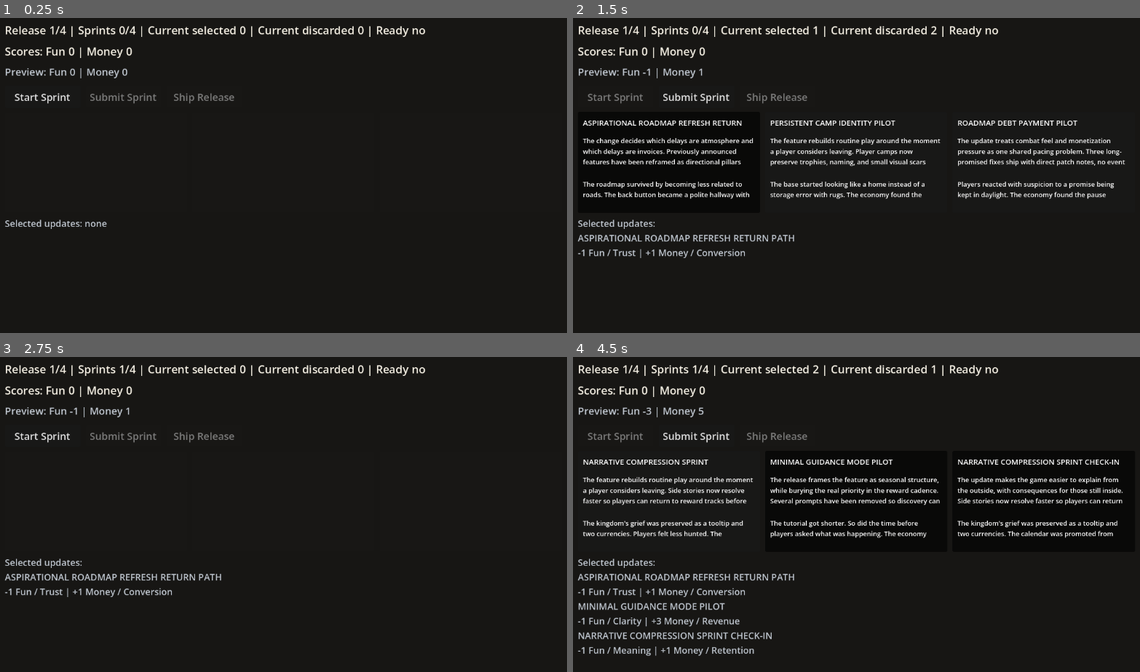
Above: before the commit, frames 1-4 (two rows, left to right).
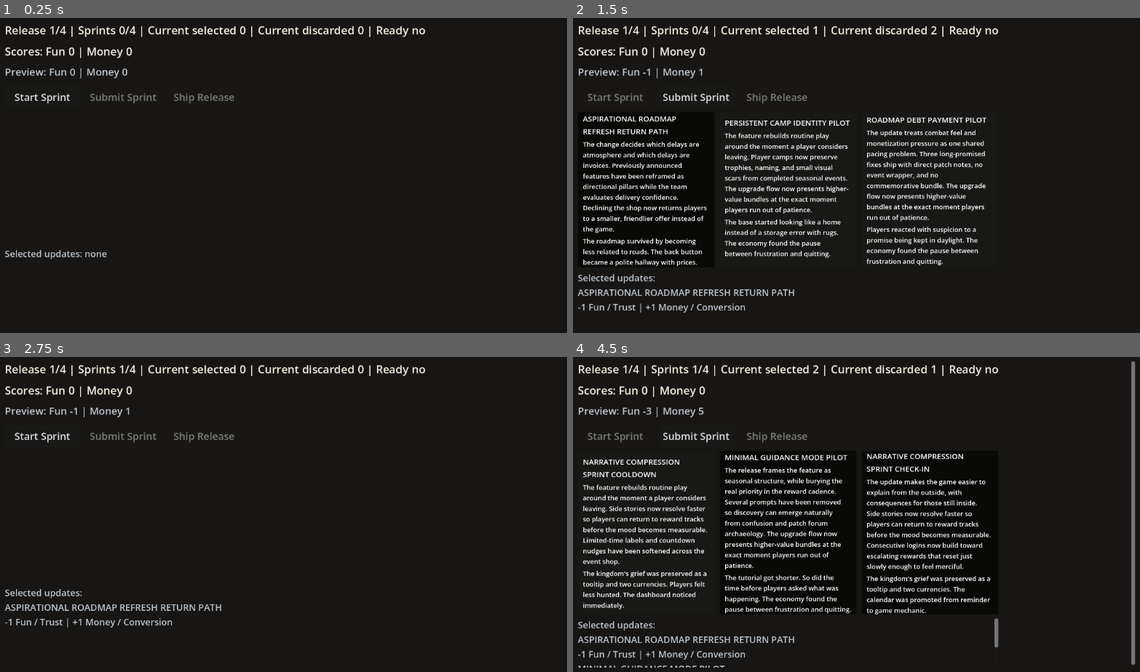
Above: after the commit, the same moments.

Repository: Josephblt/patch-notes
Game: Godot game, scene res://scenes/test_scene.tscn
Two runs of this game, one before a commit and one after it. Both use one fixed random seed, a clock stepped at 60 frames per second and the inputs below.
Inputs (mouse positions are in pixels of both pictures, inside the frame that each line leads up to; where the layout moved, square brackets give the same spot in the first picture):
- Up to frame 1 (0.25 s): no input
- Up to frame 2 (1.5 s): click "Start Sprint" at 0.5 s; click (646, 188) [669, 162] at 1.25 s
- Up to frame 3 (2.75 s): click "Submit Sprint" at 2 s
- Up to frame 4 (4.5 s): click "Start Sprint" at 2.75 s; click (788, 533) [856, 501] at 3.5 s; click (930, 533) [1043, 501] at 4.25 s

The runs differ from the first frame. In frame 1, 0.4% of the frame differs, in the area x 0-19%, y 63-77%; in frame 2, 13%; in frame 3, 1.7%; in frame 4, 14%, in the area x 0-100%, y 1-99%.

Commit message:
Allow card board to expand

Diff:
--- a/src/scenes/test_scene.tscn
+++ b/src/scenes/test_scene.tscn
@@ -24,60 +24,62 @@
 theme_override_constants/margin_right = 24
 theme_override_constants/margin_bottom = 20
 
-[node name="VBoxContainer" type="VBoxContainer" parent="MarginContainer"]
+[node name="RunScroll" type="ScrollContainer" parent="MarginContainer"]
+layout_mode = 2
+
+[node name="VBoxContainer" type="VBoxContainer" parent="MarginContainer/RunScroll"]
 layout_mode = 2
 theme_override_constants/separation = 8
 
-[node name="StateLabel" type="Label" parent="MarginContainer/VBoxContainer"]
+[node name="StateLabel" type="Label" parent="MarginContainer/RunScroll/VBoxContainer"]
 custom_minimum_size = Vector2(720, 34)
 layout_mode = 2
 theme_override_colors/font_color = Color(0.956863, 0.937255, 0.890196, 1)
 theme_override_font_sizes/font_size = 22
 text = "Loading run state..."
 
-[node name="ScoreLabel" type="Label" parent="MarginContainer/VBoxContainer"]
+[node name="ScoreLabel" type="Label" parent="MarginContainer/RunScroll/VBoxContainer"]
 custom_minimum_size = Vector2(720, 34)
 layout_mode = 2
 theme_override_colors/font_color = Color(0.956863, 0.937255, 0.890196, 1)
 theme_override_font_sizes/font_size = 22
 text = "Scores loading..."
 
-[node name="PreviewLabel" type="Label" parent="MarginContainer/VBoxContainer"]
+[node name="PreviewLabel" type="Label" parent="MarginContainer/RunScroll/VBoxContainer"]
 custom_minimum_size = Vector2(720, 34)
 layout_mode = 2
 theme_override_colors/font_color = Color(0.74902, 0.776471, 0.811765, 1)
 theme_override_font_sizes/font_size = 20
 text = "Preview loading..."
 
-[node name="ButtonRow" type="HBoxContainer" parent="MarginContainer/VBoxContainer"]
+[node name="ButtonRow" type="HBoxContainer" parent="MarginContainer/RunScroll/VBoxContainer"]
 layout_mode = 2
 theme_override_constants/separation = 10
 
-[node name="StartSprintButton" type="Button" parent="MarginContainer/VBoxContainer/ButtonRow"]
+[node name="StartSprintButton" type="Button" parent="MarginContainer/RunScroll/VBoxContainer/ButtonRow"]
 custom_minimum_size = Vector2(150, 44)
 layout_mode = 2
 theme_override_font_sizes/font_size = 20
 text = "Start Sprint"
 
-[node name="SubmitSprintButton" type="Button" parent="MarginContainer/VBoxContainer/ButtonRow"]
+[node name="SubmitSprintButton" type="Button" parent="MarginContainer/RunScroll/VBoxContainer/ButtonRow"]
 custom_minimum_size = Vector2(150, 44)
 layout_mode = 2
 theme_override_font_sizes/font_size = 20
 text = "Submit Sprint"
 
-[node name="ShipReleaseButton" type="Button" parent="MarginContainer/VBoxContainer/ButtonRow"]
+[node name="ShipReleaseButton" type="Button" parent="MarginContainer/RunScroll/VBoxContainer/ButtonRow"]
 custom_minimum_size = Vector2(150, 44)
 layout_mode = 2
 theme_override_font_sizes/font_size = 20
 text = "Ship Release"
 
-[node name="CardButtonContainer" type="HBoxContainer" parent="MarginContainer/VBoxContainer"]
-custom_minimum_size = Vector2(720, 200)
+[node name="CardButtonContainer" type="HBoxContainer" parent="MarginContainer/RunScroll/VBoxContainer"]
 layout_mode = 2
 theme_override_constants/separation = 10
 
-[node name="CardButton1" type="Button" parent="MarginContainer/VBoxContainer/CardButtonContainer"]
-custom_minimum_size = Vector2(220, 200)
+[node name="CardButton1" type="Button" parent="MarginContainer/RunScroll/VBoxContainer/CardButtonContainer"]
+custom_minimum_size = Vector2(220, 260)
 layout_mode = 2
 size_flags_horizontal = 3
 theme_override_font_sizes/font_size = 14
@@ -86,7 +88,7 @@
 clip_text = true
 autowrap_mode = 3
 
-[node name="CardContent" type="VBoxContainer" parent="MarginContainer/VBoxContainer/CardButtonContainer/CardButton1"]
+[node name="CardContent" type="VBoxContainer" parent="MarginContainer/RunScroll/VBoxContainer/CardButtonContainer/CardButton1"]
 anchors_preset = 15
 anchor_right = 1.0
 anchor_bottom = 1.0
@@ -99,38 +101,29 @@
 mouse_filter = 2
 theme_override_constants/separation = 6
 
-[node name="TitleLabel" type="Label" parent="MarginContainer/VBoxContainer/CardButtonContainer/CardButton1/CardContent"]
-custom_minimum_size = Vector2(0, 32)
+[node name="TitleLabel" type="Label" parent="MarginContainer/RunScroll/VBoxContainer/CardButtonContainer/CardButton1/CardContent"]
 layout_mode = 2
 mouse_filter = 2
 theme_override_font_sizes/font_size = 15
 text = "Card 1"
-clip_text = true
-autowrap_mode = 3
-max_lines_visible = 2
-
-[node name="DescriptionLabel" type="Label" parent="MarginContainer/VBoxContainer/CardButtonContainer/CardButton1/CardContent"]
-custom_minimum_size = Vector2(0, 80)
+autowrap_mode = 3
+
+[node name="DescriptionLabel" type="Label" parent="MarginContainer/RunScroll/VBoxContainer/CardButtonContainer/CardButton1/CardContent"]
 layout_mode = 2
 mouse_filter = 2
 theme_override_font_sizes/font_size = 13
 text = "Description"
-clip_text = true
-autowrap_mode = 3
-max_lines_visible = 5
-
-[node name="ConsequenceLabel" type="Label" parent="MarginContainer/VBoxContainer/CardButtonContainer/CardButton1/CardContent"]
-custom_minimum_size = Vector2(0, 48)
+autowrap_mode = 3
+
+[node name="ConsequenceLabel" type="Label" parent="MarginContainer/RunScroll/VBoxContainer/CardButtonContainer/CardButton1/CardContent"]
 layout_mode = 2
 mouse_filter = 2
 theme_override_font_sizes/font_size = 13
 text = "Consequence"
-clip_text = true
-autowrap_mode = 3
-max_lines_visible = 3
-
-[node name="CardButton2" type="Button" parent="MarginContainer/VBoxContainer/CardButtonContainer"]
-custom_minimum_size = Vector2(220, 200)
+autowrap_mode = 3
+
+[node name="CardButton2" type="Button" parent="MarginContainer/RunScroll/VBoxContainer/CardButtonContainer"]
+custom_minimum_size = Vector2(220, 260)
 layout_mode = 2
 size_flags_horizontal = 3
 theme_override_font_sizes/font_size = 14
@@ -139,7 +132,7 @@
 clip_text = true
 autowrap_mode = 3
 
-[node name="CardContent" type="VBoxContainer" parent="MarginContainer/VBoxContainer/CardButtonContainer/CardButton2"]
+[node name="CardContent" type="VBoxContainer" parent="MarginContainer/RunScroll/VBoxContainer/CardButtonContainer/CardButton2"]
 anchors_preset = 15
 anchor_right = 1.0
 anchor_bottom = 1.0
@@ -152,38 +145,29 @@
 mouse_filter = 2
 theme_override_constants/separation = 6
 
-[node name="TitleLabel" type="Label" parent="MarginContainer/VBoxContainer/CardButtonContainer/CardButton2/CardContent"]
-custom_minimum_size = Vector2(0, 32)
+[node name="TitleLabel" type="Label" parent="MarginContainer/RunScroll/VBoxContainer/CardButtonContainer/CardButton2/CardContent"]
 layout_mode = 2
 mouse_filter = 2
 theme_override_font_sizes/font_size = 15
 text = "Card 2"
-clip_text = true
-autowrap_mode = 3
-max_lines_visible = 2
-
-[node name="DescriptionLabel" type="Label" parent="MarginContainer/VBoxContainer/CardButtonContainer/CardButton2/CardContent"]
-custom_minimum_size = Vector2(0, 80)
+autowrap_mode = 3
+
+[node name="DescriptionLabel" type="Label" parent="MarginContainer/RunScroll/VBoxContainer/CardButtonContainer/CardButton2/CardContent"]
 layout_mode = 2
 mouse_filter = 2
 theme_override_font_sizes/font_size = 13
 text = "Description"
-clip_text = true
-autowrap_mode = 3
-max_lines_visible = 5
-
-[node name="ConsequenceLabel" type="Label" parent="MarginContainer/VBoxContainer/CardButtonContainer/CardButton2/CardContent"]
-custom_minimum_size = Vector2(0, 48)
+autowrap_mode = 3
+
+[node name="ConsequenceLabel" type="Label" parent="MarginContainer/RunScroll/VBoxContainer/CardButtonContainer/CardButton2/CardContent"]
 layout_mode = 2
 mouse_filter = 2
 theme_override_font_sizes/font_size = 13
 text = "Consequence"
-clip_text = true
-autowrap_mode = 3
-max_lines_visible = 3
-
-[node name="CardButton3" type="Button" parent="MarginContainer/VBoxContainer/CardButtonContainer"]
-custom_minimum_size = Vector2(220, 200)
+autowrap_mode = 3
+
+[node name="CardButton3" type="Button" parent="MarginContainer/RunScroll/VBoxContainer/CardButtonContainer"]
+custom_minimum_size = Vector2(220, 260)
 layout_mode = 2
 size_flags_horizontal = 3
 theme_override_font_sizes/font_size = 14
@@ -192,7 +176,7 @@
 clip_text = true
 autowrap_mode = 3
 
-[node name="CardContent" type="VBoxContainer" parent="MarginContainer/VBoxContainer/CardButtonContainer/CardButton3"]
+[node name="CardContent" type="VBoxContainer" parent="MarginContainer/RunScroll/VBoxContainer/CardButtonContainer/CardButton3"]
 anchors_preset = 15
 anchor_right = 1.0
 anchor_bottom = 1.0
@@ -205,42 +189,33 @@
 mouse_filter = 2
 theme_override_constants/separation = 6
 
-[node name="TitleLabel" type="Label" parent="MarginContainer/VBoxContainer/CardButtonContainer/CardButton3/CardContent"]
-custom_minimum_size = Vector2(0, 32)
+[node name="TitleLabel" type="Label" parent="MarginContainer/RunScroll/VBoxContainer/CardButtonContainer/CardButton3/CardContent"]
 layout_mode = 2
 mouse_filter = 2
 theme_override_font_sizes/font_size = 15
 text = "Card 3"
-clip_text = true
-autowrap_mode = 3
-max_lines_visible = 2
-
-[node name="DescriptionLabel" type="Label" parent="MarginContainer/VBoxContainer/CardButtonContainer/CardButton3/CardContent"]
-custom_minimum_size = Vector2(0, 80)
+autowrap_mode = 3
+
+[node name="DescriptionLabel" type="Label" parent="MarginContainer/RunScroll/VBoxContainer/CardButtonContainer/CardButton3/CardContent"]
 layout_mode = 2
 mouse_filter = 2
 theme_override_font_sizes/font_size = 13
 text = "Description"
-clip_text = true
-autowrap_mode = 3
-max_lines_visible = 5
-
-[node name="ConsequenceLabel" type="Label" parent="MarginContainer/VBoxContainer/CardButtonContainer/CardButton3/CardContent"]
-custom_minimum_size = Vector2(0, 48)
+autowrap_mode = 3
+
+[node name="ConsequenceLabel" type="Label" parent="MarginContainer/RunScroll/VBoxContainer/CardButtonContainer/CardButton3/CardContent"]
 layout_mode = 2
 mouse_filter = 2
 theme_override_font_sizes/font_size = 13
 text = "Consequence"
-clip_text = true
-autowrap_mode = 3
-max_lines_visible = 3
-
-[node name="SelectedUpdatesScroll" type="ScrollContainer" parent="MarginContainer/VBoxContainer"]
+autowrap_mode = 3
+
+[node name="SelectedUpdatesScroll" type="ScrollContainer" parent="MarginContainer/RunScroll/VBoxContainer"]
 custom_minimum_size = Vector2(720, 104)
 layout_mode = 2
 size_flags_vertical = 3
 
-[node name="SelectedEffectsLabel" type="Label" parent="MarginContainer/VBoxContainer/SelectedUpdatesScroll"]
+[node name="SelectedEffectsLabel" type="Label" parent="MarginContainer/RunScroll/VBoxContainer/SelectedUpdatesScroll"]
 custom_minimum_size = Vector2(720, 104)
 layout_mode = 2
 size_flags_horizontal = 3
--- a/src/scripts/test_scene.gd
+++ b/src/scripts/test_scene.gd
@@ -1,6 +1,13 @@
 extends CanvasLayer
 
 const SCORE_TREE_DIR: String = "res://data/score_trees"
+const CARD_MIN_HEIGHT: int = 260
+const CARD_VERTICAL_PADDING: int = 20
+const CARD_SECTION_SPACING: int = 12
+const CARD_TITLE_CHARS_PER_LINE: int = 23
+const CARD_BODY_CHARS_PER_LINE: int = 30
+const CARD_TITLE_LINE_HEIGHT: int = 18
+const CARD_BODY_LINE_HEIGHT: int = 16
 
 var score_trees: Array[ScoreTree] = []
 var feature_deck: FeatureDeck
@@ -12,13 +19,13 @@
 var card_description_labels: Array[Label] = []
 var card_consequence_labels: Array[Label] = []
 
-@onready var state_label: Label = $MarginContainer/VBoxContainer/StateLabel
-@onready var score_label: Label = $MarginContainer/VBoxContainer/ScoreLabel
-@onready var preview_label: Label = $MarginContainer/VBoxContainer/PreviewLabel
-@onready var selected_effects_label: Label = $MarginContainer/VBoxContainer/SelectedUpdatesScroll/SelectedEffectsLabel
-@onready var start_sprint_button: Button = $MarginContainer/VBoxContainer/ButtonRow/StartSprintButton
-@onready var submit_sprint_button: Button = $MarginContainer/VBoxContainer/ButtonRow/SubmitSprintButton
-@onready var ship_release_button: Button = $MarginContainer/VBoxContainer/ButtonRow/ShipReleaseButton
+@onready var state_label: Label = $MarginContainer/RunScroll/VBoxContainer/StateLabel
+@onready var score_label: Label = $MarginContainer/RunScroll/VBoxContainer/ScoreLabel
+@onready var preview_label: Label = $MarginContainer/RunScroll/VBoxContainer/PreviewLabel
+@onready var selected_effects_label: Label = $MarginContainer/RunScroll/VBoxContainer/SelectedUpdatesScroll/SelectedEffectsLabel
+@onready var start_sprint_button: Button = $MarginContainer/RunScroll/VBoxContainer/ButtonRow/StartSprintButton
+@onready var submit_sprint_button: Button = $MarginContainer/RunScroll/VBoxContainer/ButtonRow/SubmitSprintButton
+@onready var ship_release_button: Button = $MarginContainer/RunScroll/VBoxContainer/ButtonRow/ShipReleaseButton
 
 
 func _ready() -> void:
@@ -27,24 +34,24 @@
 	feature_deck.shuffle()
 	game_run = GameRun.new(feature_deck, score_trees)
 	card_buttons = [
-		$MarginContainer/VBoxContainer/CardButtonContainer/CardButton1,
-		$MarginContainer/VBoxContainer/CardButtonContainer/CardButton2,
-		$MarginContainer/VBoxContainer/CardButtonContainer/CardButton3,
+		$MarginContainer/RunScroll/VBoxContainer/CardButtonContainer/CardButton1,
+		$MarginContainer/RunScroll/VBoxContainer/CardButtonContainer/CardButton2,
+		$MarginContainer/RunScroll/VBoxContainer/CardButtonContainer/CardButton3,
 	]
 	card_title_labels = [
-		$MarginContainer/VBoxContainer/CardButtonContainer/CardButton1/CardContent/TitleLabel,
-		$MarginContainer/VBoxContainer/CardButtonContainer/CardButton2/CardContent/TitleLabel,
-		$MarginContainer/VBoxContainer/CardButtonContainer/CardButton3/CardContent/TitleLabel,
+		$MarginContainer/RunScroll/VBoxContainer/CardButtonContainer/CardButton1/CardContent/TitleLabel,
+		$MarginContainer/RunScroll/VBoxContainer/CardButtonContainer/CardButton2/CardContent/TitleLabel,
+		$MarginContainer/RunScroll/VBoxContainer/CardButtonContainer/CardButton3/CardContent/TitleLabel,
 	]
 	card_description_labels = [
-		$MarginContainer/VBoxContainer/CardButtonContainer/CardButton1/CardContent/DescriptionLabel,
-		$MarginContainer/VBoxContainer/CardButtonContainer/CardButton2/CardContent/DescriptionLabel,
-		$MarginContainer/VBoxContainer/CardButtonContainer/CardButton3/CardContent/DescriptionLabel,
+		$MarginContainer/RunScroll/VBoxContainer/CardButtonContainer/CardButton1/CardContent/DescriptionLabel,
+		$MarginContainer/RunScroll/VBoxContainer/CardButtonContainer/CardButton2/CardContent/DescriptionLabel,
+		$MarginContainer/RunScroll/VBoxContainer/CardButtonContainer/CardButton3/CardContent/DescriptionLabel,
 	]
 	card_consequence_labels = [
-		$MarginContainer/VBoxContainer/CardButtonContainer/CardButton1/CardContent/ConsequenceLabel,
-		$MarginContainer/VBoxContainer/CardButtonContainer/CardButton2/CardContent/ConsequenceLabel,
-		$MarginContainer/VBoxContainer/CardButtonContainer/CardButton3/CardContent/ConsequenceLabel,
+		$MarginContainer/RunScroll/VBoxContainer/CardButtonContainer/CardButton1/CardContent/ConsequenceLabel,
+		$MarginContainer/RunScroll/VBoxContainer/CardButtonContainer/CardButton2/CardContent/ConsequenceLabel,
+		$MarginContainer/RunScroll/VBoxContainer/CardButtonContainer/CardButton3/CardContent/ConsequenceLabel,
 	]
 
 	start_sprint_button.pressed.connect(_on_start_sprint_button_pressed)
@@ -177,11 +184,52 @@
 		card_title_labels[card_index].text = ""
 		card_description_labels[card_index].text = ""
 		card_consequence_labels[card_index].text = ""
+		_resize_card_button(card_index, CARD_MIN_HEIGHT)
 		return
 
 	card_title_labels[card_index].text = card.get_title()
 	card_description_labels[card_index].text = card.get_description()
 	card_consequence_labels[card_index].text = card.get_consequence()
+	_resize_card_button(card_index, _estimate_card_height(card))
+
+
+func _resize_card_button(card_index: int, card_height: int) -> void:
+	var current_size: Vector2 = card_buttons[card_index].custom_minimum_size
+	card_buttons[card_index].custom_minimum_size = Vector2(
+		current_size.x,
+		max(CARD_MIN_HEIGHT, card_height)
+	)
+
+
+func _estimate_card_height(card: FeatureCard) -> int:
+	return (
+		CARD_VERTICAL_PADDING
+		+ _estimate_text_height(
+			card.get_title(),
+			CARD_TITLE_CHARS_PER_LINE,
+			CARD_TITLE_LINE_HEIGHT
+		)
+		+ _estimate_text_height(
+			card.get_description(),
+			CARD_BODY_CHARS_PER_LINE,
+			CARD_BODY_LINE_HEIGHT
+		)
+		+ _estimate_text_height(
+			card.get_consequence(),
+			CARD_BODY_CHARS_PER_LINE,
+			CARD_BODY_LINE_HEIGHT
+		)
+		+ CARD_SECTION_SPACING
+	)
+
+
+func _estimate_text_height(text: String, chars_per_line: int, line_height: int) -> int:
+	var line_count: int = 0
+
+	for paragraph: String in text.split("\n"):
+		line_count += max(1, int(ceil(float(paragraph.length()) / chars_per_line)))
+
+	return line_count * line_height
 
 
 func _format_scores() -> String:
